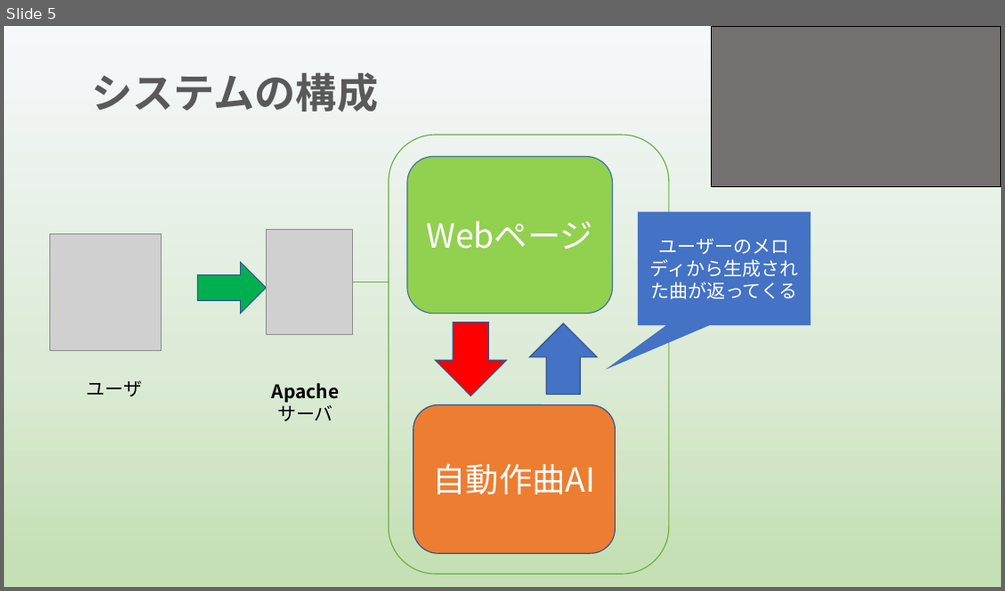
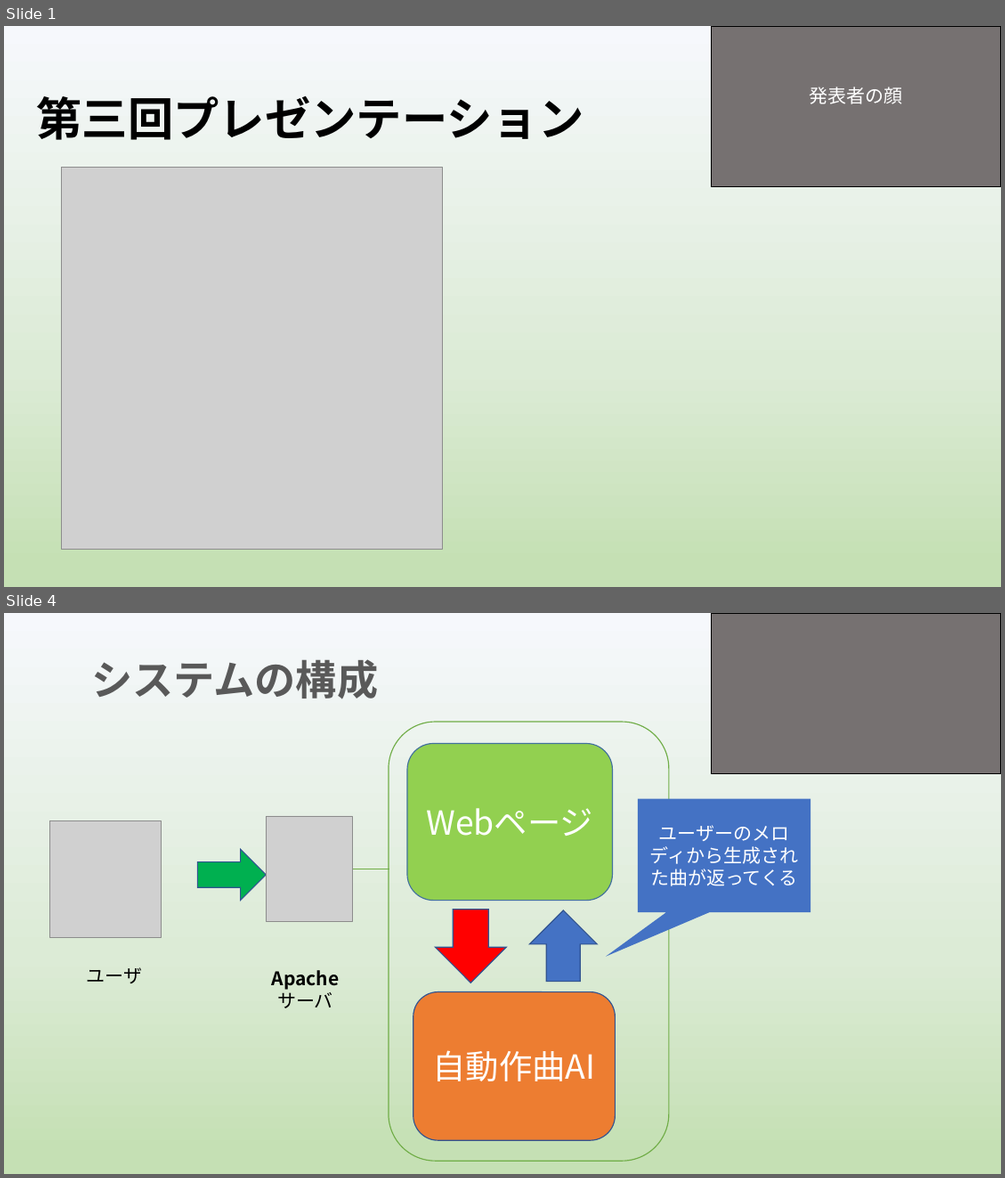
Before and after one commit to yoshitake266/bitComposer_prj, a slide deck: presentation/graduation/bit Composer3 .pptx. Shown one above the other, each under a label of ours: slide 5 before the commit, slides 1 and 4 after it; the slides between them are not shown. The pictures are 1005x591 and 1005x1178 pixels, drawn with LibreOffice and Linux fonts; fonts in the diff are those of the drawing; grey boxes stand for pictures. Boxes give left, top, right and bottom in pixels: in the first picture for what was removed or moved away, otherwise in the second. Text is boxed around its words. In the diff, an @@ line names an element or a change of style, - is before the commit and + after.

```diff
--- a/presentation/graduation/bit Composer3 .pptx
+++ b/presentation/graduation/bit Composer3 .pptx
@@ slide 1 added at bbox=[4, 26, 1001, 587], background gradient #F6F8FC to #DCEBD6 to #C5E0B4 @@
@@ rectangle added at bbox=[711, 26, 1001, 187], fill #767171, outline #000000 1 pt, 18 pt, text #FFFFFF @@
+発表者の顔
@@ title added at bbox=[36, 96, 583, 140], 44 pt, text #000000, bold @@
+第三回プレゼンテーション
@@ picture added at bbox=[62, 168, 443, 548] @@
@@ what was slide 5 is now slide 4 @@
```
Also in this commit, not shown: 5 slides changed, 2 other slides added, 1 slide removed.
